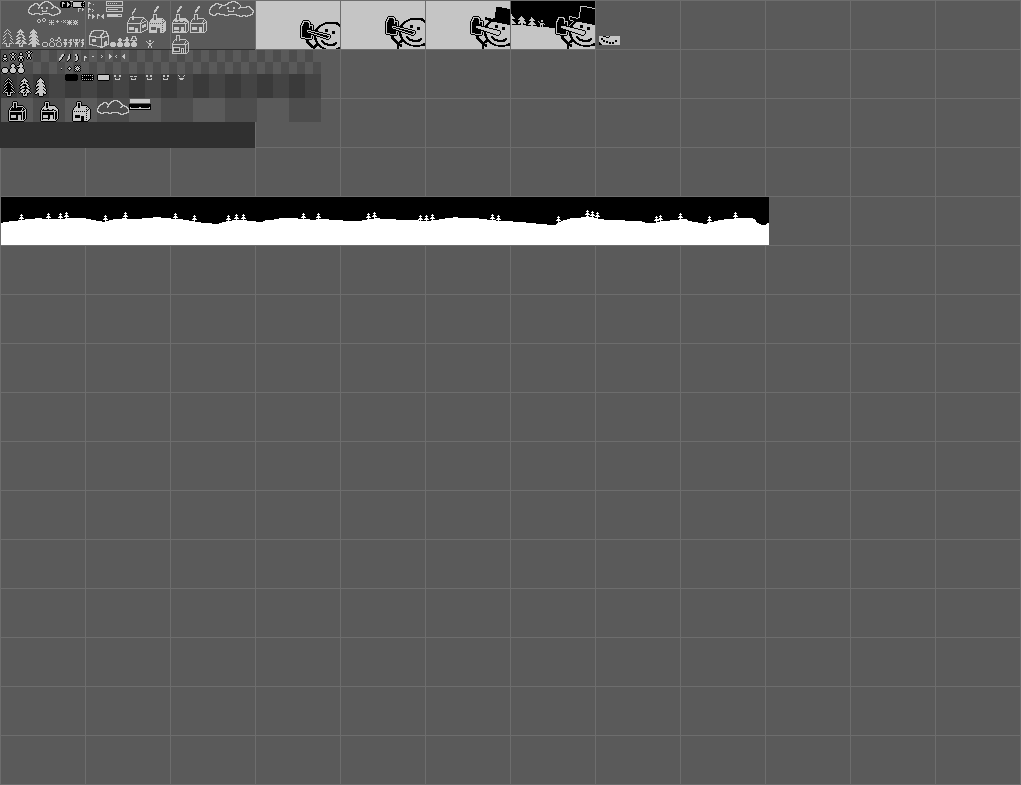
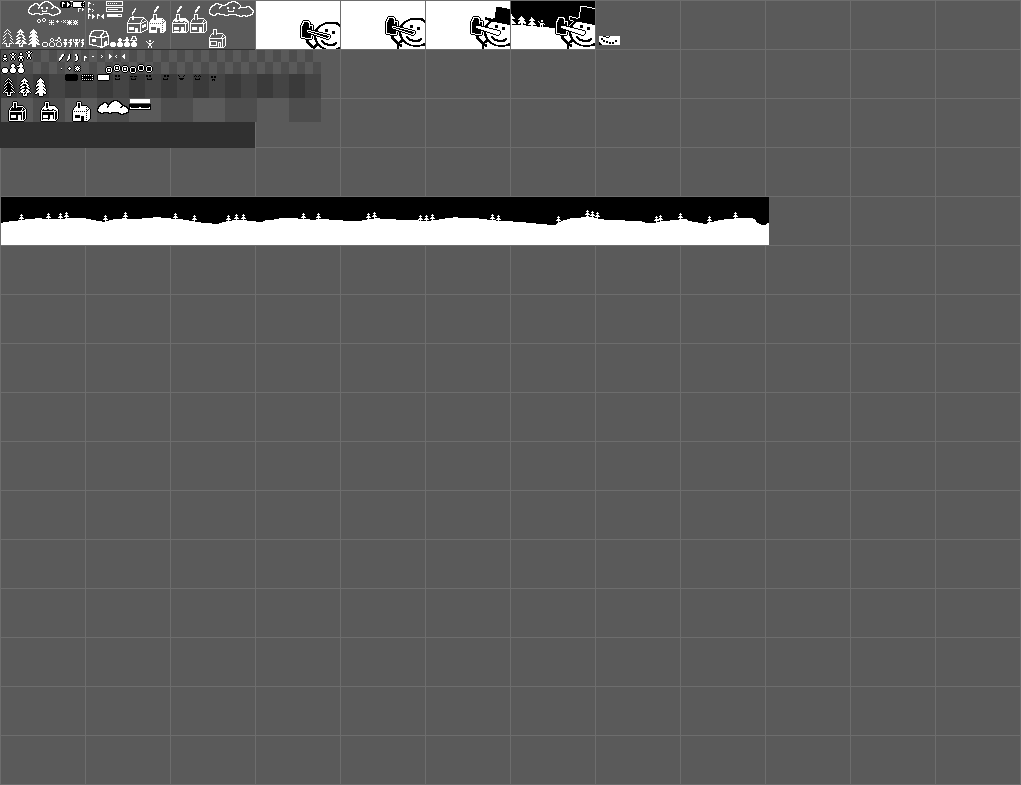
Layer changes from the first 1021x785 image to the second:
painted on "Pasted Layer" over [28, 1, 61, 16]
painted on "Layer #2" over [82, 75, 109, 80]
painted on "Layer #3" over [62, 2, 102, 78]
painted on "Layer" over [2, 1, 620, 121]
